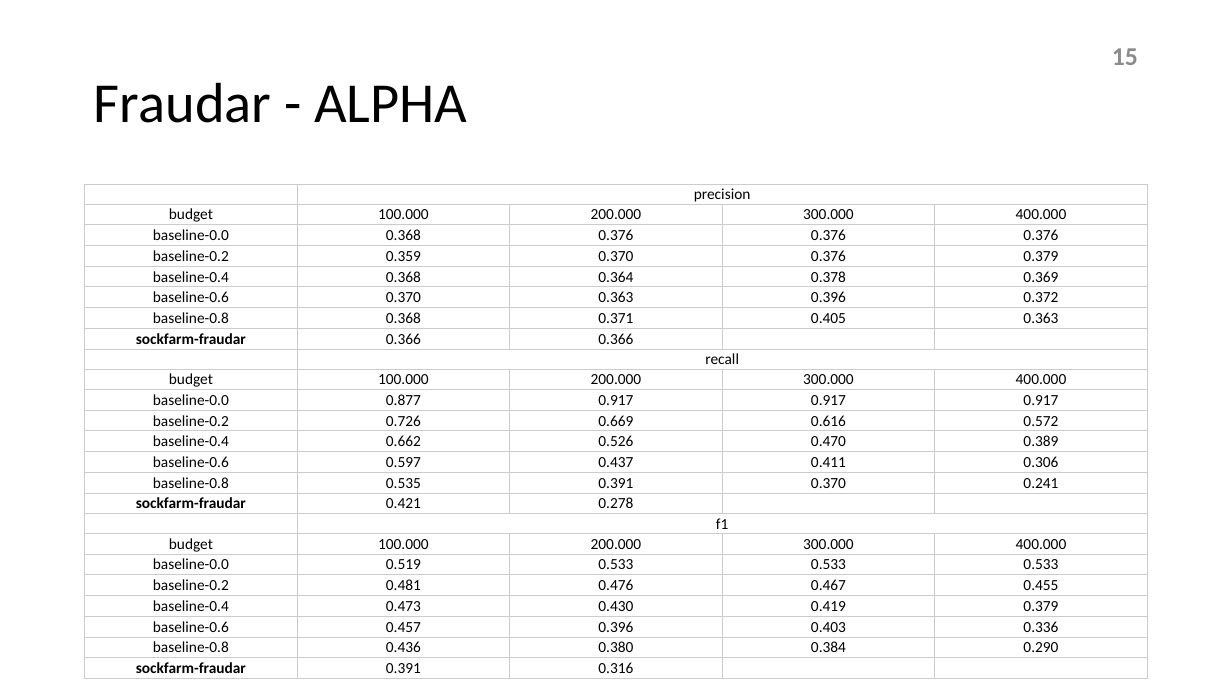
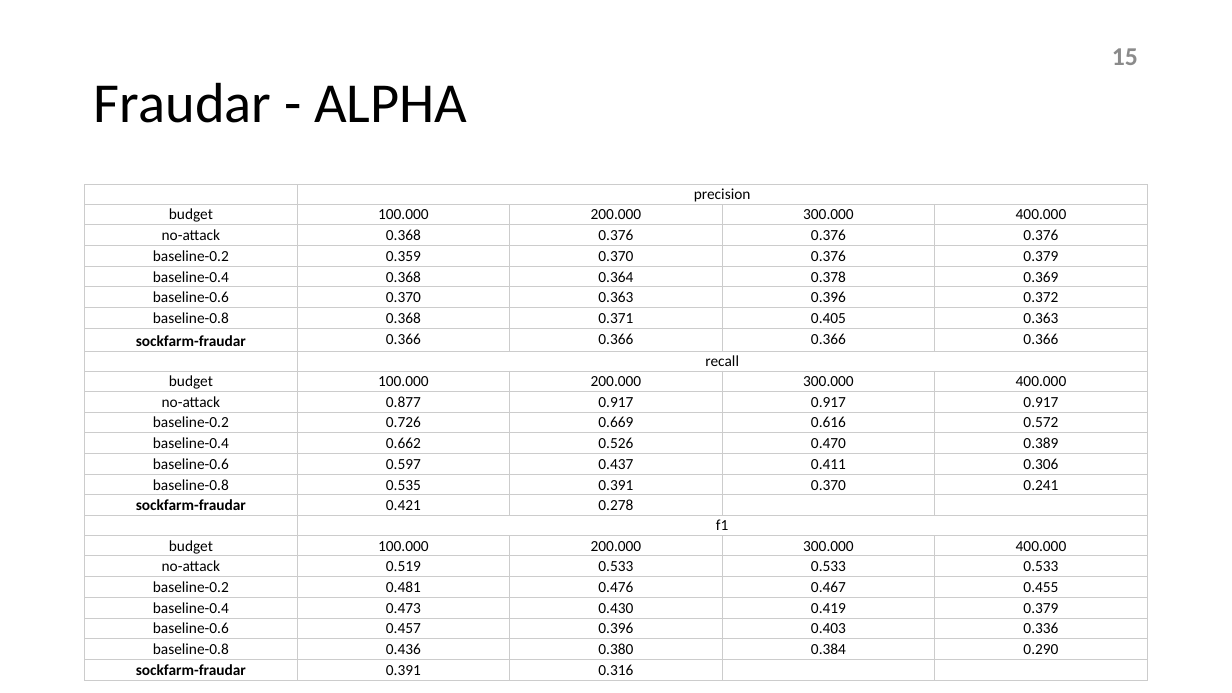
Before and after one commit to hellokayas/Sockfarm-Project, a slide deck: slide 15 of resources/sockfarm.pptx. Drawn at 1232x693 pixels with LibreOffice and Linux fonts; fonts in the diff are those of the drawing. Boxes give left, top, right and bottom in pixels: in the first picture for what was removed or moved away, otherwise in the second. Text is boxed around its words. In the diff, an @@ line names an element or a change of style, - is before the commit and + after.

```diff
--- a/resources/sockfarm.pptx
+++ b/resources/sockfarm.pptx
@@ table at [85,185,1148,679] @@
-row 3, column 1: baseline-0.0
+row 3, column 1: no-attack
-row 8, column 4: 
+row 8, column 4: 0.366
-row 8, column 5: 
+row 8, column 5: 0.366
-row 11, column 1: baseline-0.0
+row 11, column 1: no-attack
-row 19, column 1: baseline-0.0
+row 19, column 1: no-attack
```
Also in this commit, not shown: 9 other slides changed, 2 slides added, 1 other file.
